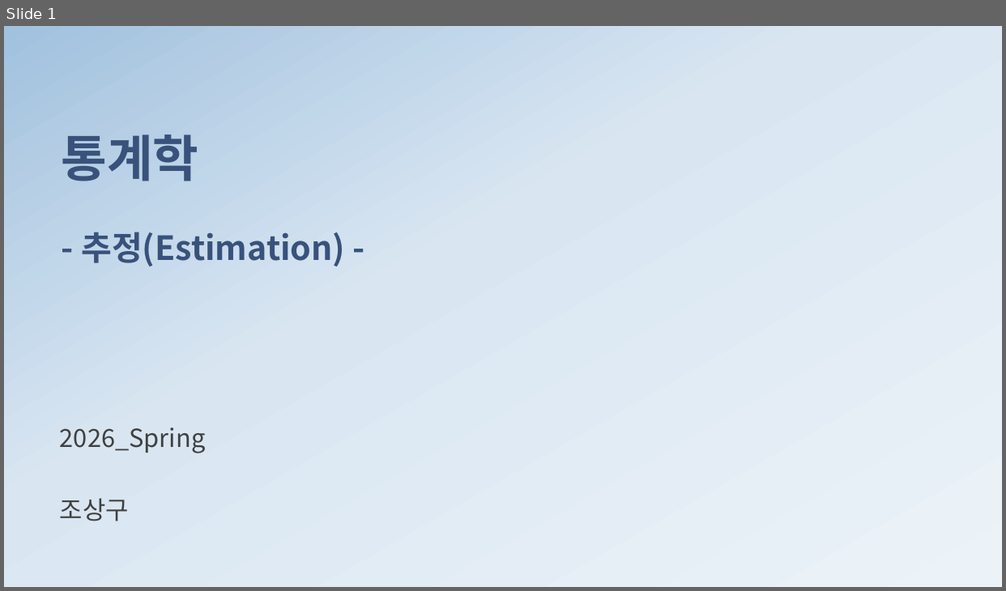
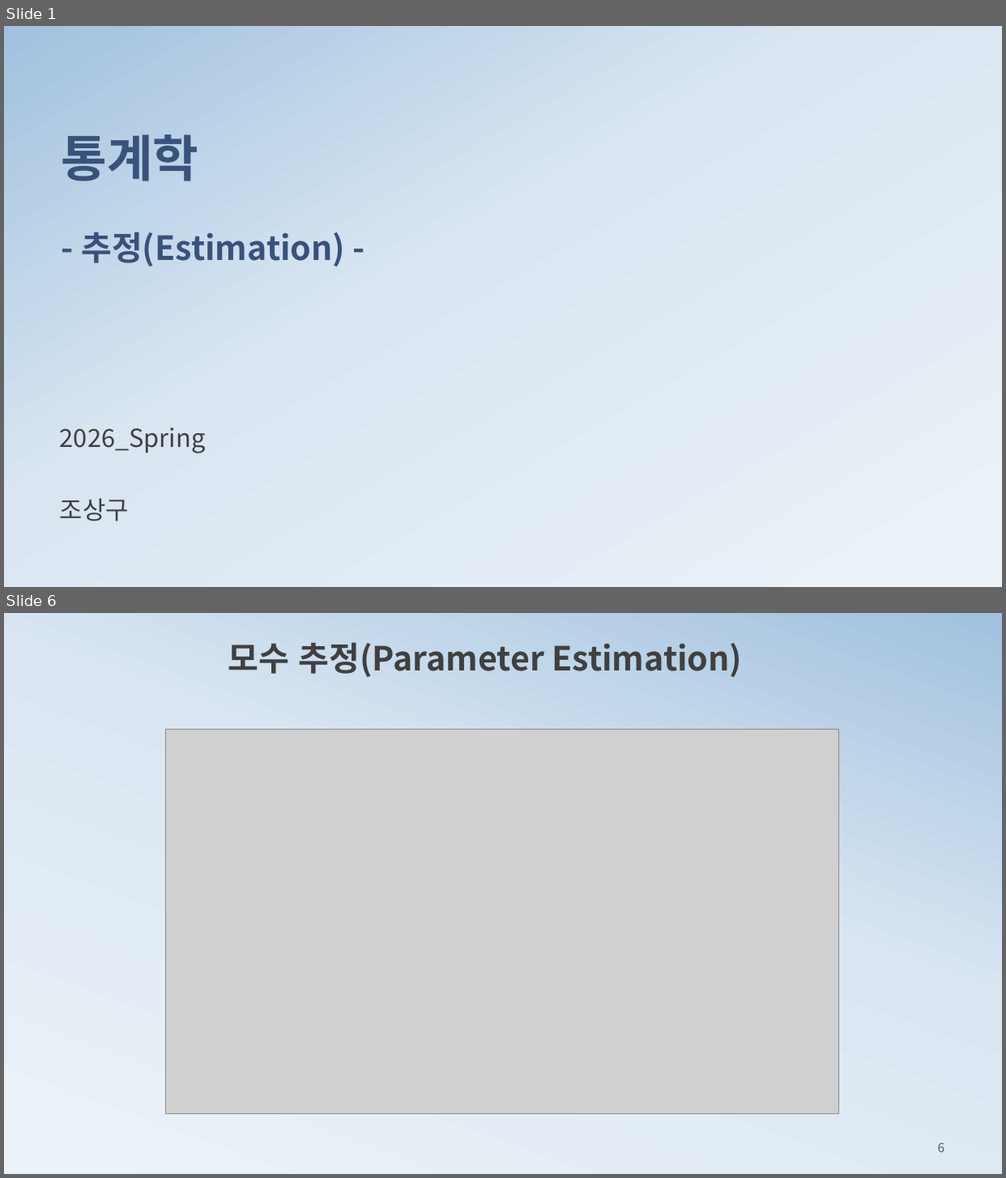
Before and after one commit to ancestor9/mathematics-for-machine-learning, a slide deck: 4_Estimation.pptx. Shown one above the other, each under a label of ours: slide 1 before the commit, slides 1 and 6 after it; the slides between them are not shown. The pictures are 1006x591 and 1006x1178 pixels, drawn with LibreOffice and Linux fonts; fonts in the diff are those of the drawing; grey boxes stand for pictures; background and template pictures are left out. Boxes give left, top, right and bottom in pixels: in the first picture for what was removed or moved away, otherwise in the second. Text is boxed around its words. In the diff, an @@ line names an element or a change of style, - is before the commit and + after.

```diff
--- a/4_Estimation.pptx
+++ b/4_Estimation.pptx
@@ slide 6 added at (x1=4, y1=613, x2=1002, y2=1174), background gradient #ECF3F8 to #D9E6F2 to #A1C1DE @@
@@ text added at (x1=228, y1=642, x2=743, y2=677), 32 pt, text #404040, bold @@
+모수 추정(Parameter Estimation)
@@ picture added at (x1=166, y1=729, x2=839, y2=1114) @@
@@ page number added at (x1=938, y1=1143, x2=945, y2=1152), 12 pt, text #595959 @@
+6
```
Also in this commit, not shown: 9 slides changed, 10 other slides added, 7 slides removed.
